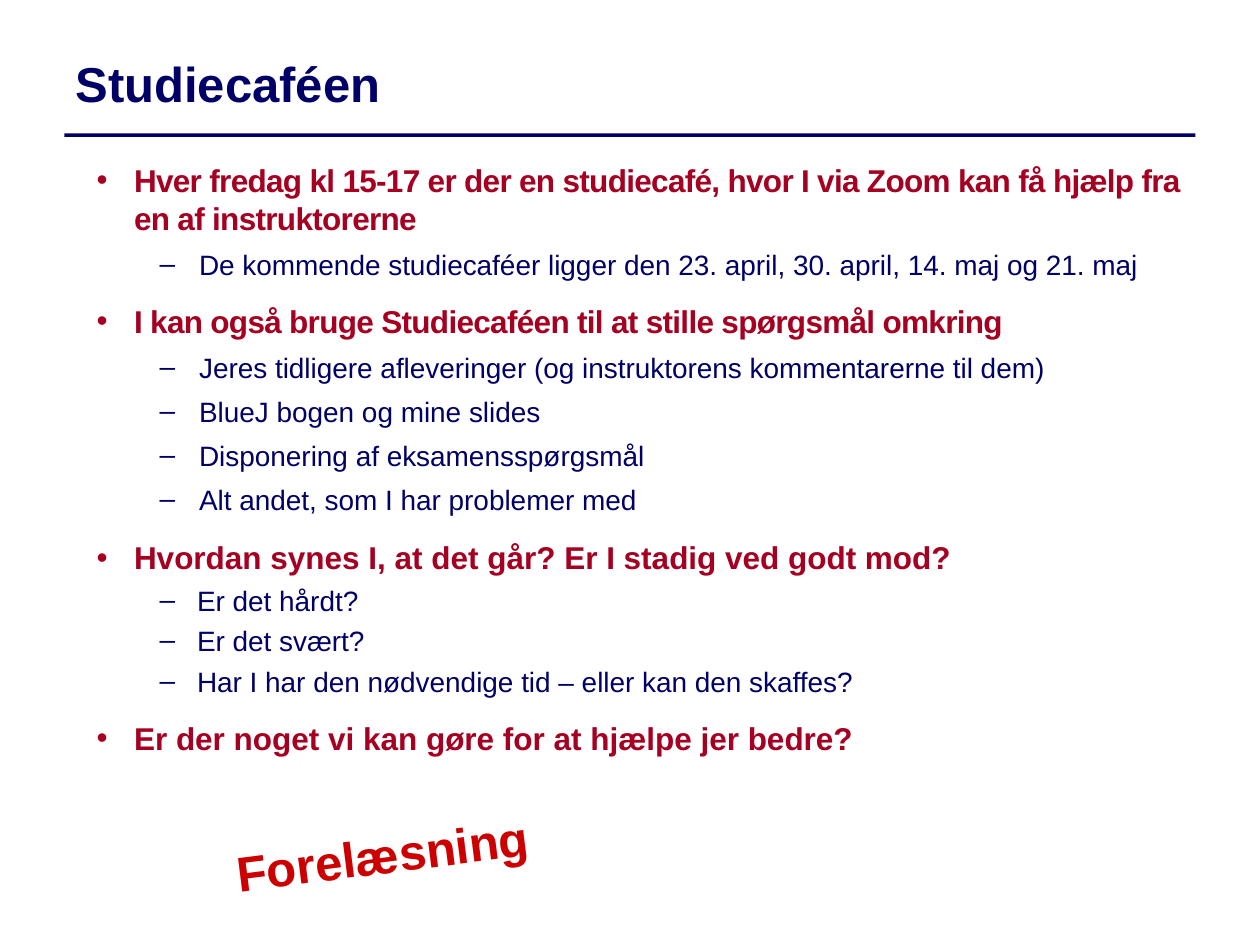
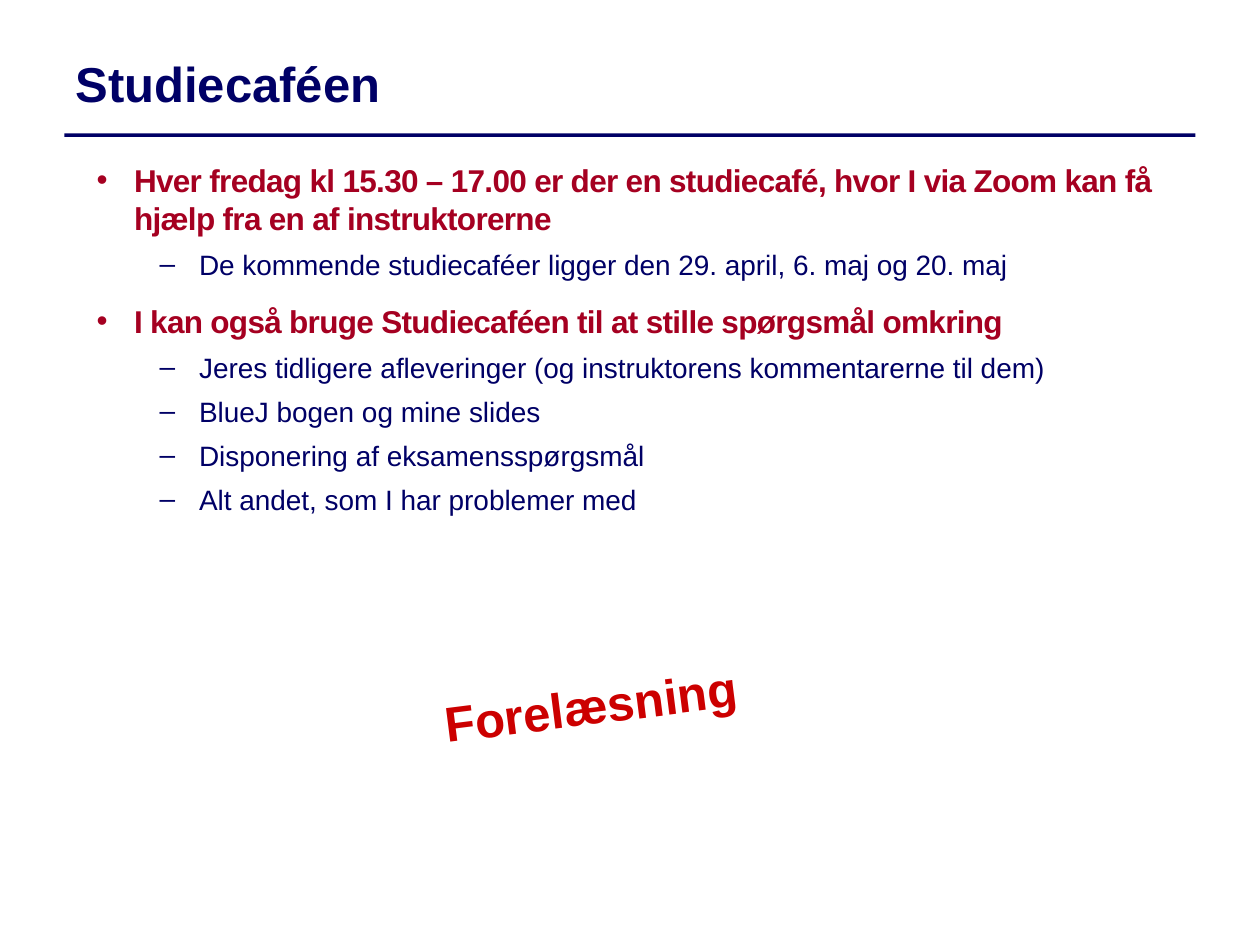
Before and after one commit to IntProgAU/Materiale, a slide deck: slide 5 of web/g22/status/Status7.pptx. Drawn at 1260x945 pixels with LibreOffice and Linux fonts; fonts in the diff are those of the drawing. Boxes give left, top, right and bottom in pixels: in the first picture for what was removed or moved away, otherwise in the second. Text is boxed around its words. In the diff, an @@ line names an element or a change of style, - is before the commit and + after.

```diff
--- a/web/g22/status/Status7.pptx
+++ b/web/g22/status/Status7.pptx
@@ text at (134,167,1152,280): text changed @@
-  • Hver fredag kl 15-17 er der en studiecafé, hvor I via Zoom kan få hjælp fra en af instruktorerne
-  – De kommende studiecaféer ligger den 23. april, 30. april, 14. maj og 21. maj
+  • Hver fredag kl 15.30 – 17.00 er der en studiecafé, hvor I via Zoom kan få hjælp fra en af instruktorerne
+  – De kommende studiecaféer ligger den 29. april, 6. maj og 20. maj
@@ text removed at (134,544,951,756) @@
-  • Hvordan synes I, at det går? Er I stadig ved godt mod?
-  – Er det hårdt?
-  – Er det svært?
-  – Har I har den nødvendige tid – eller kan den skaffes?
-  • Er der noget vi kan gøre for at hjælpe jer bedre?
@@ text "Forelæsning": place and size @@
-text "Forelæsning" at (154,791,611,919)
+text "Forelæsning" at (363,641,820,769)
```
Also in this commit, not shown: 3 other slides changed.
